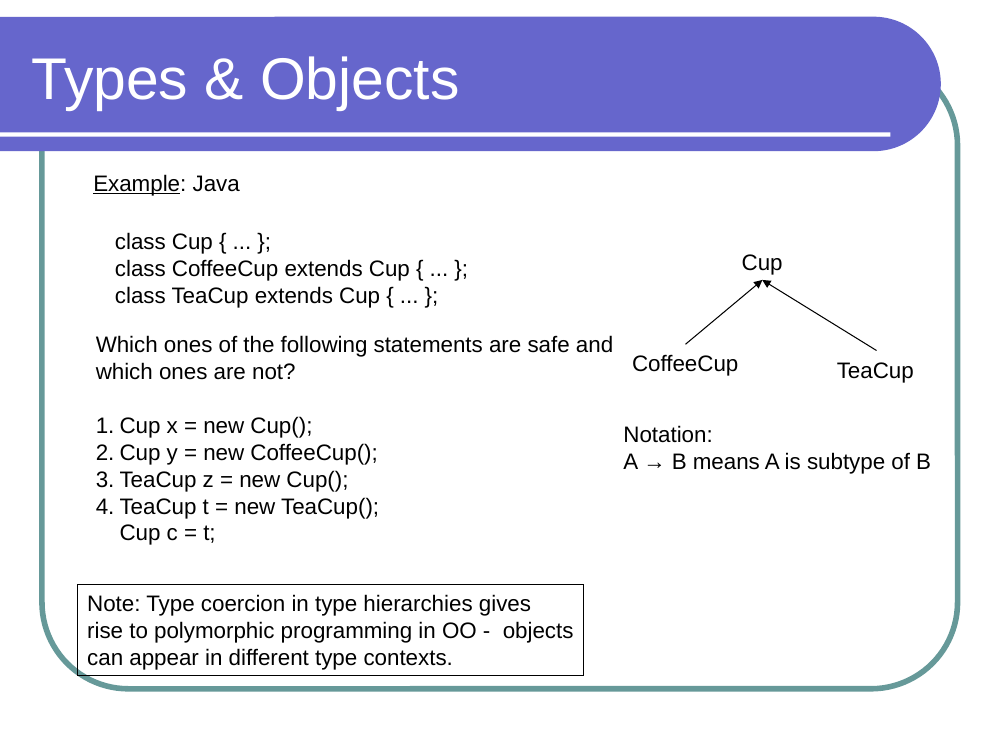
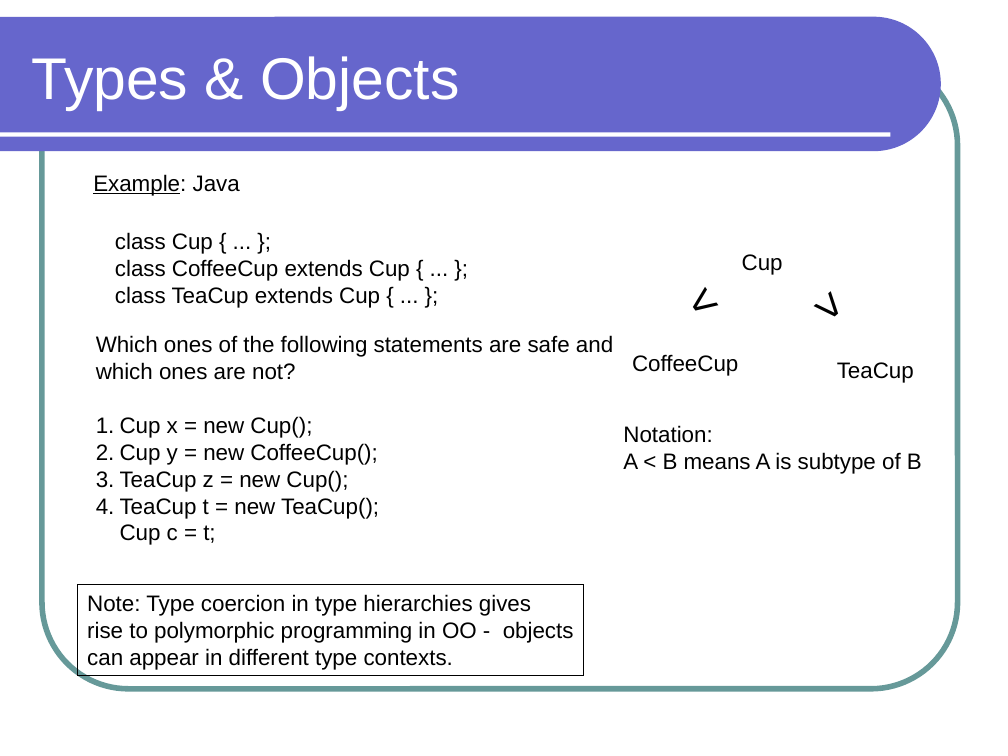
Before and after one commit to lutzhamel/CSC301, a slide deck: slide 19 of notes/csc301-ln003.ppt (slide 22 before the commit). Drawn at 1008x756 pixels with LibreOffice and Linux fonts; fonts in the diff are those of the drawing. Boxes give left, top, right and bottom in pixels: in the first picture for what was removed or moved away, otherwise in the second. Text is boxed around its words. In the diff, an @@ line names an element or a change of style, - is before the commit and + after.

```diff
--- a/notes/csc301-ln003.ppt
+++ b/notes/csc301-ln003.ppt
@@ text added at (664, 261, 739, 340), 32 pt, text #000000 @@
+<
@@ arrow removed from (685, 345) to (762, 280) @@
@@ arrow removed from (877, 351) to (762, 280) @@
@@ text added at (788, 271, 867, 348), 32 pt, text #000000 @@
+<
@@ text at (623, 452, 922, 474): text changed @@
-A → B means A is subtype of B
+A < B means A is subtype of B
```
Also in this commit, not shown: 11 other slides changed, 3 slides added, 6 slides removed, 5 other files.
